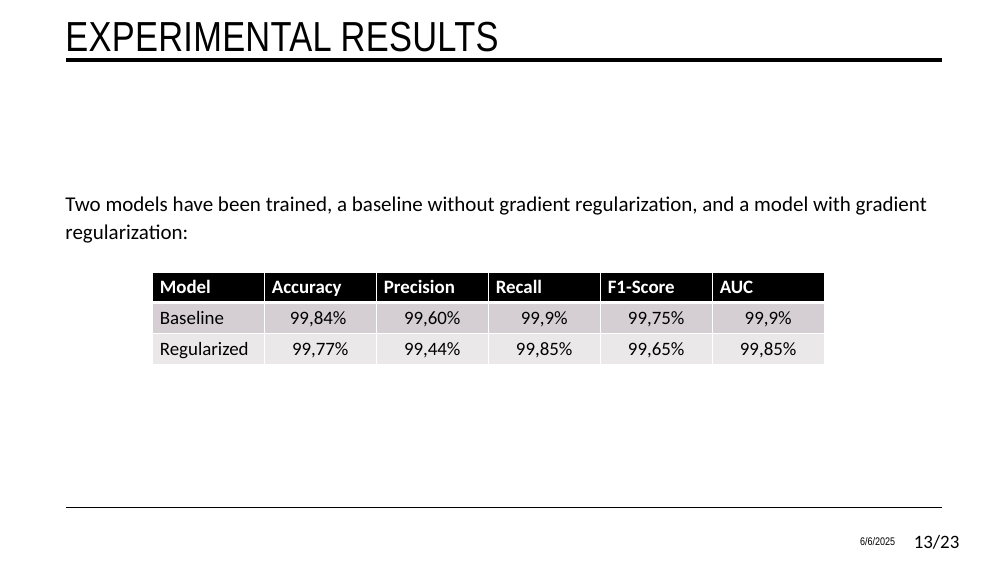
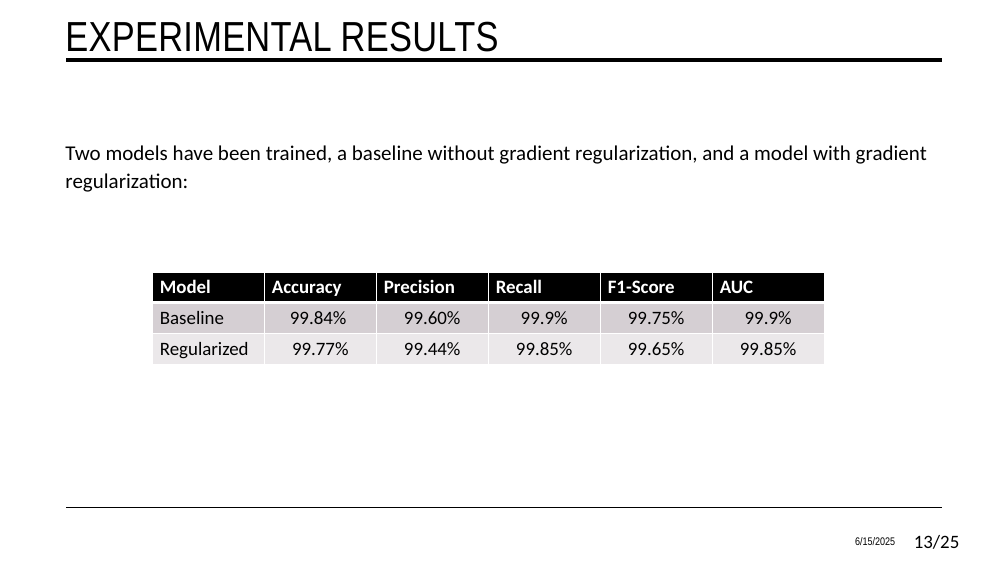
Before and after one commit to Andrea-Caminiti/Improving-Robustness-of-Deepfake-Detectors-through-Gradient-Regularization, a slide deck: slide 13 of Improving Robustness of Deepfake Detectors through Gradient Regularization.pptx. Drawn at 1008x567 pixels with LibreOffice and Linux fonts; fonts in the diff are those of the drawing. Boxes give left, top, right and bottom in pixels: in the first picture for what was removed or moved away, otherwise in the second. Text is boxed around its words. In the diff, an @@ line names an element or a change of style, - is before the commit and + after.

```diff
--- a/Improving Robustness of Deepfake Detectors through Gradient Regularization.pptx
+++ b/Improving Robustness of Deepfake Detectors through Gradient Regularization.pptx
@@ text "Two models have been trained, ...": place and size @@
-text "Two models have been trained, ..." at [65,196,927,243]
+text "Two models have been trained, ..." at [65,145,927,192]
@@ table at [153,272,824,364] @@
-row 2: Baseline | 99,84% | 99,60% | 99,9% | 99,75% | 99,9%
+row 2: Baseline | 99.84% | 99.60% | 99.9% | 99.75% | 99.9%
-row 3: Regularized | 99,77% | 99,44% | 99,85% | 99,65% | 99,85%
+row 3: Regularized | 99.77% | 99.44% | 99.85% | 99.65% | 99.85%
@@ text at [855,537,895,545]: text changed @@
-6/6/2025
+6/15/2025
@@ page number at [914,535,960,549]: text changed @@
-13/23
+13/25
```
Also in this commit, not shown: 21 other slides changed, 2 slides added.
